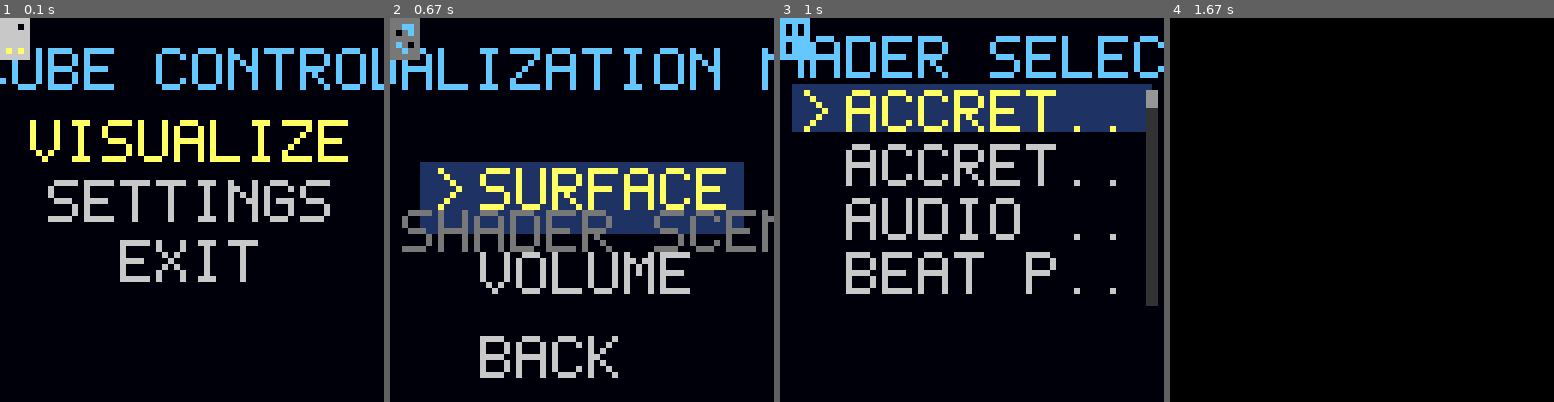
Above: before the commit, frames 1-4 (left to right).
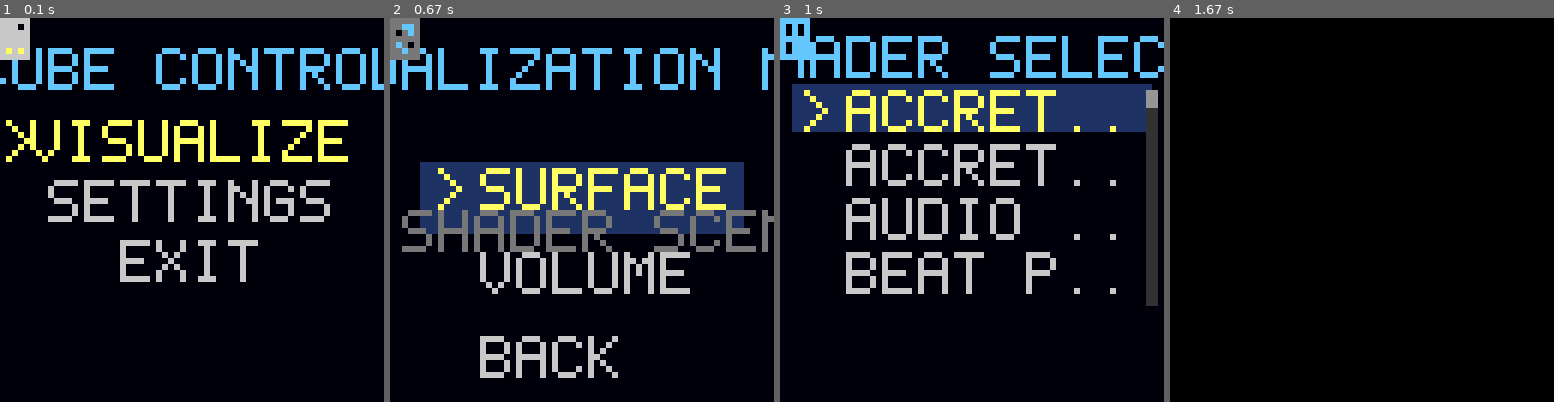
Above: after the commit, the same moments.

Repository: brodykellish/cube
Game: pygame game, started from cube_control.py
Same seed, same stepped clock (60 frames per second), same inputs: the game is played once before the commit and once after it.
Inputs:
- Up to frame 1 (0.1 s): no input
- Up to frame 2 (0.67 s): tap Enter at 0.33 s
- Up to frame 3 (1 s): tap Space at 0.67 s
- Up to frame 4 (1.67 s): tap Enter at 1 s; tap Space at 1.33 s

The runs differ from the first frame. In frame 1, 0.2% of the frame differs, in the area x 1-8%, y 26-38%; in frame 2, nothing differs; in frame 3, nothing differs; in frame 4, nothing differs.

Commit message:
shader_to_matrix working on rpi

Diff:
--- a/shader_to_matrix.py
+++ b/shader_to_matrix.py
@@ -6,6 +6,10 @@
     python shader_to_matrix.py shaders/flame.glsl
     python shader_to_matrix.py shaders/flame.glsl --width 64 --height 64 --fps 30
 """
+
+import os
+# Configure PyOpenGL for EGL before any OpenGL imports
+os.environ['PYOPENGL_PLATFORM'] = 'egl'
 
 import sys
 import time
--- a/src/cube/menu/menu_states.py
+++ b/src/cube/menu/menu_states.py
@@ -61,9 +61,11 @@
             y = y_start + i * item_height
             color = (255, 255, 100) if i == self.selected else (200, 200, 200)
 
-            # Draw selector arrow
-            if i == self.selected:
-                arrow_x = (renderer.width // 2) - 40 * scale
+            # Draw selector arrow (just to left of centered text)
+            if i == self.selected:
+                # Calculate text width and position arrow to its left
+                text_width = len(label) * 6 * scale  # Approximate: 6 pixels per character
+                arrow_x = max(0, (renderer.width // 2) - (text_width // 2) - 7 * scale)
                 renderer.draw_text(">", arrow_x, y, color=(255, 255, 100), scale=scale)
 
             # Draw option text (centered)
--- a/src/cube/shader/shader_renderer_base.py
+++ b/src/cube/shader/shader_renderer_base.py
@@ -179,14 +179,15 @@
         with open(path, 'r') as f:
             fragment_source = f.read()
 
-        vertex_source = """#version 120
+        vertex_source = """#version 100
 attribute vec2 position;
 void main() {
     gl_Position = vec4(position, 0.0, 1.0);
 }
 """
 
-        fragment_wrapped = f"""#version 120
+        fragment_wrapped = f"""#version 100
+precision mediump float;
 uniform vec3 iResolution;
 uniform float iTime;
 uniform float iTimeDelta;
--- a/src/cube/shader/shader_renderer_egl.py
+++ b/src/cube/shader/shader_renderer_egl.py
@@ -6,9 +6,15 @@
 layers by the display utility.
 """
 
+import os
+
+# Configure PyOpenGL for EGL before importing
+os.environ['PYOPENGL_PLATFORM'] = 'egl'
+
 from OpenGL.GL import *
 from OpenGL import EGL
-from ctypes import pointer, c_int
+from OpenGL.platform import PLATFORM
+from ctypes import pointer, c_int, c_void_p, CDLL, c_char_p
 
 from .shader_renderer_base import ShaderRendererBase
 
@@ -34,67 +40,159 @@
         self.egl_display = None
         self.egl_context = None
         self.egl_surface = None
+        self.drm_fd = None
+        self.gbm_device = None
+        self.fbo = None
+        self.fbo_texture = None
 
         super().__init__(width, height, scale=1)
         print(f"EGL shader renderer initialized: {width}×{height} (headless)")
 
     def _init_context(self):
-        """Initialize EGL context for offscreen rendering."""
-        self.egl_display = EGL.eglGetDisplay(EGL.EGL_DEFAULT_DISPLAY)
-        if self.egl_display == EGL.EGL_NO_DISPLAY:
-            raise RuntimeError("Failed to get EGL display")
-
+        """Initialize EGL context for offscreen rendering using GBM."""
+        # Try to use GBM for proper EGL initialization on Raspberry Pi
+        try:
+            # Load GBM library
+            gbm = CDLL('libgbm.so.1')
+
+            # Open DRM device
+            drm_card = '/dev/dri/card0'
+            if not os.path.exists(drm_card):
+                raise RuntimeError(f"DRM device {drm_card} not found")
+
+            # Open DRM device (O_RDWR = 2, O_CLOEXEC = 0o2000000)
+            self.drm_fd = os.open(drm_card, os.O_RDWR)
+
+            # Create GBM device
+            gbm.gbm_create_device.argtypes = [c_int]
+            gbm.gbm_create_device.restype = c_void_p
+            self.gbm_device = gbm.gbm_create_device(self.drm_fd)
+
+            if not self.gbm_device:
+                raise RuntimeError("Failed to create GBM device")
+
+            # Get EGL display from GBM device using platform extension
+            # EGL_PLATFORM_GBM_KHR = 0x31D7
+            EGL_PLATFORM_GBM_KHR = 0x31D7
+
+            # Try eglGetPlatformDisplay (EGL 1.5 / extension)
+            try:
+                eglGetPlatformDisplay = EGL.eglGetProcAddress(b'eglGetPlatformDisplayEXT')
+                if eglGetPlatformDisplay:
+                    self.egl_display = eglGetPlatformDisplay(
+                        EGL_PLATFORM_GBM_KHR,
+                        c_void_p(self.gbm_device),
+                        None
+                    )
+                else:
+                    # Fallback to eglGetDisplay with GBM device
+                    self.egl_display = EGL.eglGetDisplay(c_void_p(self.gbm_device))
+            except:
+                # Fallback to eglGetDisplay with GBM device
+                self.egl_display = EGL.eglGetDisplay(c_void_p(self.gbm_device))
+
+            if self.egl_display == EGL.EGL_NO_DISPLAY:
+                raise RuntimeError("Failed to get EGL display from GBM")
+
+            print(f"Using GBM device for EGL display")
+
+        except Exception as e:
+            print(f"Warning: Could not use GBM ({e}), falling back to EGL_DEFAULT_DISPLAY")
+            self.egl_display = EGL.eglGetDisplay(EGL.EGL_DEFAULT_DISPLAY)
+            if self.egl_display == EGL.EGL_NO_DISPLAY:
+                raise RuntimeError("Failed to get EGL display")
+
+        # Initialize EGL
         major = c_int()
         minor = c_int()
         if not EGL.eglInitialize(self.egl_display, pointer(major), pointer(minor)):
-            raise RuntimeError("Failed to initialize EGL")
+            error = EGL.eglGetError()
+            raise RuntimeError(f"Failed to initialize EGL (error: 0x{error:x})")
 
         print(f"EGL initialized: version {major.value}.{minor.value}")
 
+        # Bind OpenGL ES API first (required before choosing config on some implementations)
+        if not EGL.eglBindAPI(EGL.EGL_OPENGL_ES_API):
+            error = EGL.eglGetError()
+            raise RuntimeError(f"Failed to bind OpenGL ES API (error: 0x{error:x})")
+
+        # Try very minimal config first - Raspberry Pi can be picky
         config_attribs = [
+            EGL.EGL_RENDERABLE_TYPE, EGL.EGL_OPENGL_ES2_BIT,
             EGL.EGL_SURFACE_TYPE, EGL.EGL_PBUFFER_BIT,
-            EGL.EGL_RENDERABLE_TYPE, EGL.EGL_OPENGL_BIT,
-            EGL.EGL_RED_SIZE, 8,
-            EGL.EGL_GREEN_SIZE, 8,
-            EGL.EGL_BLUE_SIZE, 8,
-            EGL.EGL_ALPHA_SIZE, 8,
-            EGL.EGL_DEPTH_SIZE, 24,
             EGL.EGL_NONE
         ]
 
-        configs = (EGL.EGLConfig * 1)()
+        configs = (EGL.EGLConfig * 10)()
         num_configs = c_int()
 
         if not EGL.eglChooseConfig(
             self.egl_display,
             (c_int * len(config_attribs))(*config_attribs),
             configs,
-            1,
+            10,
             pointer(num_configs)
-        ) or num_configs.value == 0:
-            raise RuntimeError("Failed to choose EGL config")
-
-        if not EGL.eglBindAPI(EGL.EGL_OPENGL_API):
-            raise RuntimeError("Failed to bind OpenGL API")
-
-        pbuffer_attribs = [
-            EGL.EGL_WIDTH, self.width,
-            EGL.EGL_HEIGHT, self.height,
-            EGL.EGL_NONE
-        ]
-
-        self.egl_surface = EGL.eglCreatePbufferSurface(
-            self.egl_display,
-            configs[0],
-            (c_int * len(pbuffer_attribs))(*pbuffer_attribs)
-        )
-
-        if self.egl_surface == EGL.EGL_NO_SURFACE:
-            raise RuntimeError("Failed to create EGL pbuffer surface")
-
+        ):
+            error = EGL.eglGetError()
+            raise RuntimeError(f"eglChooseConfig failed (error: 0x{error:x})")
+
+        if num_configs.value == 0:
+            # Try with absolutely no requirements except GLES2
+            print("Warning: No configs found with PBuffer, trying any config...")
+            config_attribs = [
+                EGL.EGL_RENDERABLE_TYPE, EGL.EGL_OPENGL_ES2_BIT,
+                EGL.EGL_NONE
+            ]
+
+            if not EGL.eglChooseConfig(
+                self.egl_display,
+                (c_int * len(config_attribs))(*config_attribs),
+                configs,
+                10,
+                pointer(num_configs)
+            ):
+                error = EGL.eglGetError()
+                raise RuntimeError(f"eglChooseConfig failed on retry (error: 0x{error:x})")
+
+            if num_configs.value == 0:
+                raise RuntimeError("Failed to find any compatible EGL config")
+
+        print(f"Found {num_configs.value} compatible EGL config(s)")
+
+        # Check if surfaceless contexts are supported (better for headless rendering on Pi)
+        extensions = EGL.eglQueryString(self.egl_display, EGL.EGL_EXTENSIONS)
+        supports_surfaceless = extensions and b'EGL_KHR_surfaceless_context' in extensions
+
+        self.egl_surface = EGL.EGL_NO_SURFACE
+
+        if not supports_surfaceless:
+            # Need to create a PBuffer if surfaceless isn't supported
+            pbuffer_attribs = [
+                EGL.EGL_WIDTH, self.width,
+                EGL.EGL_HEIGHT, self.height,
+                EGL.EGL_NONE
+            ]
+
+            try:
+                self.egl_surface = EGL.eglCreatePbufferSurface(
+                    self.egl_display,
+                    configs[0],
+                    (c_int * len(pbuffer_attribs))(*pbuffer_attribs)
+                )
+
+                if self.egl_surface == EGL.EGL_NO_SURFACE:
+                    error = EGL.eglGetError()
+                    raise RuntimeError(f"Failed to create EGL pbuffer surface (error: 0x{error:x})")
+
+                print("Created PBuffer surface for offscreen rendering")
+            except Exception as e:
+                raise RuntimeError(f"Failed to create PBuffer surface and surfaceless context not supported: {e}")
+        else:
+            print("Using surfaceless context for offscreen rendering")
+
+        # Create OpenGL ES 2.0 context (don't specify minor version)
         context_attribs = [
-            EGL.EGL_CONTEXT_MAJOR_VERSION, 2,
-            EGL.EGL_CONTEXT_MINOR_VERSION, 1,
+            EGL.EGL_CONTEXT_CLIENT_VERSION, 2,
             EGL.EGL_NONE
         ]
 
@@ -106,7 +204,8 @@
         )
 
         if self.egl_context == EGL.EGL_NO_CONTEXT:
-            raise RuntimeError("Failed to create EGL context")
+            error = EGL.eglGetError()
+            raise RuntimeError(f"Failed to create EGL context (error: 0x{error:x})")
 
         if not EGL.eglMakeCurrent(
             self.egl_display,
@@ -114,9 +213,47 @@
             self.egl_surface,
             self.egl_context
         ):
-            raise RuntimeError("Failed to make EGL context current")
+            error = EGL.eglGetError()
+            raise RuntimeError(f"Failed to make EGL context current (error: 0x{error:x})")
 
         print("Created offscreen OpenGL context via EGL (headless)")
+
+        # Register EGL context with PyOpenGL's platform
+        # This is needed for PyOpenGL's context tracking to work properly
+        try:
+            PLATFORM.CurrentContextIsValid = lambda: True
+            PLATFORM.GetCurrentContext = lambda: self.egl_context
+        except Exception as e:
+            print(f"Warning: Could not register EGL context with PyOpenGL platform: {e}")
+
+        # Create FBO for offscreen rendering (required for surfaceless context)
+        self._create_fbo()
+
+    def _create_fbo(self):
+        """Create framebuffer object for offscreen rendering."""
+        # Generate and bind FBO
+        fbo = glGenFramebuffers(1)
+        glBindFramebuffer(GL_FRAMEBUFFER, fbo)
+
+        # Create texture for color attachment (use RGBA for better OpenGL ES compatibility)
+        texture = glGenTextures(1)
+        glBindTexture(GL_TEXTURE_2D, texture)
+        glTexImage2D(GL_TEXTURE_2D, 0, GL_RGBA, self.width, self.height, 0, GL_RGBA, GL_UNSIGNED_BYTE, None)
+        glTexParameteri(GL_TEXTURE_2D, GL_TEXTURE_MIN_FILTER, GL_LINEAR)
+        glTexParameteri(GL_TEXTURE_2D, GL_TEXTURE_MAG_FILTER, GL_LINEAR)
+
+        # Attach texture to FBO
+        glFramebufferTexture2D(GL_FRAMEBUFFER, GL_COLOR_ATTACHMENT0, GL_TEXTURE_2D, texture, 0)
+
+        # Check FBO status
+        status = glCheckFramebufferStatus(GL_FRAMEBUFFER)
+        if status != GL_FRAMEBUFFER_COMPLETE:
+            raise RuntimeError(f"Framebuffer is not complete: 0x{status:x}")
+
+        self.fbo = fbo
+        self.fbo_texture = texture
+
+        print(f"Created FBO {fbo} with texture {texture} ({self.width}x{self.height})")
 
     def _get_viewport_width(self) -> int:
         """Get viewport width."""
@@ -128,7 +265,53 @@
 
     def _swap_buffers(self):
         """Swap buffers (no-op for offscreen rendering)."""
-        pass
+        # Ensure framebuffer rendering is complete
+        glFlush()
+
+    def render(self):
+        """Render a frame, ensuring EGL context is current."""
+        # Make sure EGL context is current before rendering
+        if not EGL.eglMakeCurrent(
+            self.egl_display,
+            self.egl_surface,
+            self.egl_surface,
+            self.egl_context
+        ):
+            error = EGL.eglGetError()
+            raise RuntimeError(f"Failed to make context current for render (error: 0x{error:x})")
+
+        # Ensure FBO is bound for rendering
+        glBindFramebuffer(GL_FRAMEBUFFER, self.fbo)
+
+        # Call parent render method
+        super().render()
+
+    def read_pixels(self):
+        """Read pixels from FBO, ensuring proper binding."""
+        import numpy as np
+
+        # Make sure context is current
+        if not EGL.eglMakeCurrent(
+            self.egl_display,
+            self.egl_surface,
+            self.egl_surface,
+            self.egl_context
+        ):
+            error = EGL.eglGetError()
+            raise RuntimeError(f"Failed to make context current for read_pixels (error: 0x{error:x})")
+
+        # Ensure FBO is bound for reading
+        glBindFramebuffer(GL_FRAMEBUFFER, self.fbo)
+
+        # Read RGBA data (OpenGL ES requirement)
+        pixel_data = glReadPixels(0, 0, self.width, self.height, GL_RGBA, GL_UNSIGNED_BYTE)
+
+        # Convert to numpy array and flip vertically (OpenGL origin is bottom-left)
+        pixels = np.frombuffer(pixel_data, dtype=np.uint8).reshape(self.height, self.width, 4)
+        pixels = np.flipud(pixels)
+
+        # Convert RGBA to RGB (drop alpha channel)
+        return pixels[:, :, :3].copy()
 
     def cleanup(self):
         """Clean up EGL resources."""
@@ -139,14 +322,35 @@
                 glDeleteTextures([tex_id])
         self.textures.clear()
 
+        # Clean up FBO and texture
+        if self.fbo is not None:
+            glDeleteFramebuffers(1, [self.fbo])
+        if self.fbo_texture is not None:
+            glDeleteTextures([self.fbo_texture])
+
         if self.egl_display is not None:
             try:
                 if self.egl_context is not None:
                     EGL.eglDestroyContext(self.egl_display, self.egl_context)
-                if self.egl_surface is not None:
+                if self.egl_surface is not None and self.egl_surface != EGL.EGL_NO_SURFACE:
                     EGL.eglDestroySurface(self.egl_display, self.egl_surface)
                 EGL.eglTerminate(self.egl_display)
 
                 print("EGL context cleaned up")
             except Exception as e:
                 print(f"Warning: Error cleaning up EGL: {e}")
+
+        # Clean up GBM and DRM resources
+        if self.gbm_device is not None:
+            try:
+                gbm = CDLL('libgbm.so.1')
+                gbm.gbm_device_destroy.argtypes = [c_void_p]
+                gbm.gbm_device_destroy(c_void_p(self.gbm_device))
+            except Exception as e:
+                print(f"Warning: Error cleaning up GBM: {e}")
+
+        if self.drm_fd is not None:
+            try:
+                os.close(self.drm_fd)
+            except Exception as e:
+                print(f"Warning: Error closing DRM device: {e}")
--- a/test_font_display.py
+++ b/test_font_display.py
@@ -15,11 +15,11 @@
 from cube.display import Display
 from cube.menu.menu_renderer import MenuRenderer, FONT_5X7
 
-def test_font_display(width=64, height=64):
+def test_font_display(width=64, height=64, num_address_lines=4):
     """Display all available characters on the matrix."""
 
     # Create display
-    display = Display(width, height, num_layers=1)
+    display = Display(width, height, num_layers=1, num_address_lines=num_address_lines)
 
     # Get framebuffer
     framebuffer = display.get_layer(0)
@@ -88,4 +88,4 @@
     print("=" * 60)
     print()
 
-    test_font_display(args.width, args.height)
+    test_font_display(args.width, args.height, args.num_address_lines)
